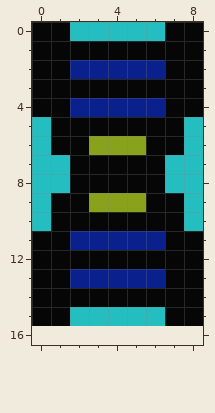
Pixel-art sprite: asserts/template/sprite_iv_page.png. The picture above is the old version.
The file is 9x16 pixels. Colours within 5 levels of each other are drawn and written as one. The old version is drawn lined up with the new one, on the new canvas.
The same view after the edit:
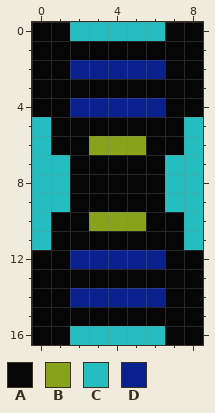
Palette (. is transparent): A #060606  B #89a21c  C #24bec0  D #0a208c
The exact change:
{"change": "canvas 9x16 -> 9x17"}
{"y":9,"x":1,"old":"A","new":"C"}
{"y":9,"x":3,"old":"BBB","new":"AAA"}
{"y":9,"x":7,"old":"A","new":"C"}
{"y":10,"x":3,"old":"AAA","new":"BBB"}
{"y":11,"x":0,"old":"A","new":"C"}
{"y":11,"x":2,"old":"DDDDD","new":"AAAAA"}
{"y":11,"x":8,"old":"A","new":"C"}
{"y":12,"x":2,"old":"AAAAA","new":"DDDDD"}
{"y":13,"x":2,"old":"DDDDD","new":"AAAAA"}
{"y":14,"x":2,"old":"AAAAA","new":"DDDDD"}
{"y":15,"x":2,"old":"CCCCC","new":"AAAAA"}
{"y":16,"x":0,"old":".........","new":"AACCCCCAA"}
{"label":"changed","picture_box":[32,193,203,345]}
